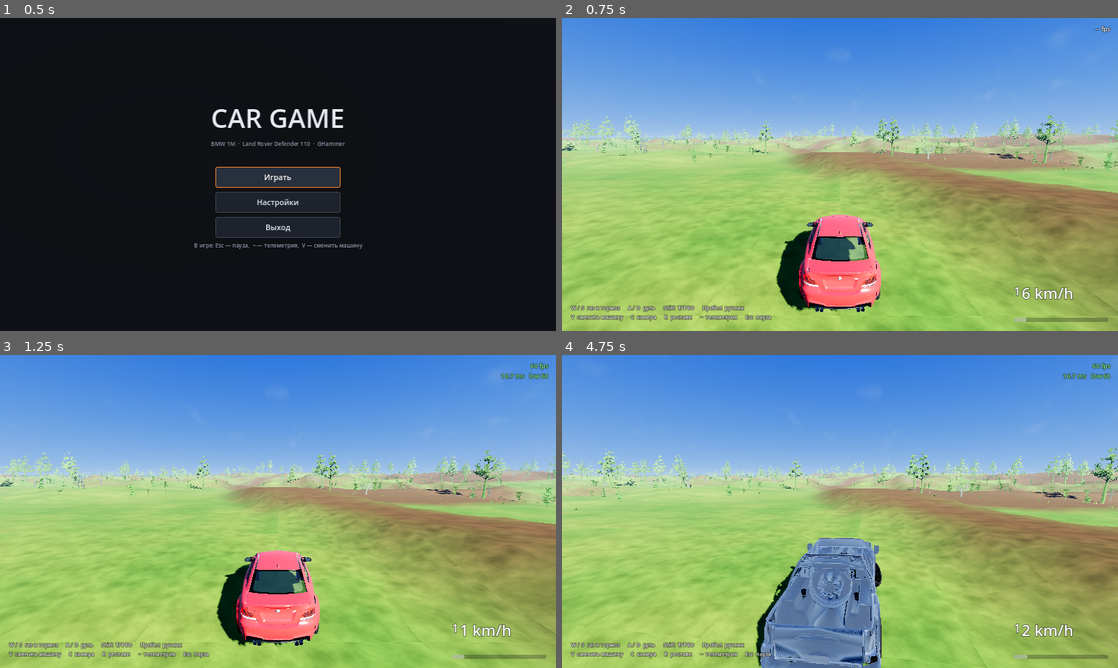
Above: before the commit, frames 1-4 (two rows, left to right).
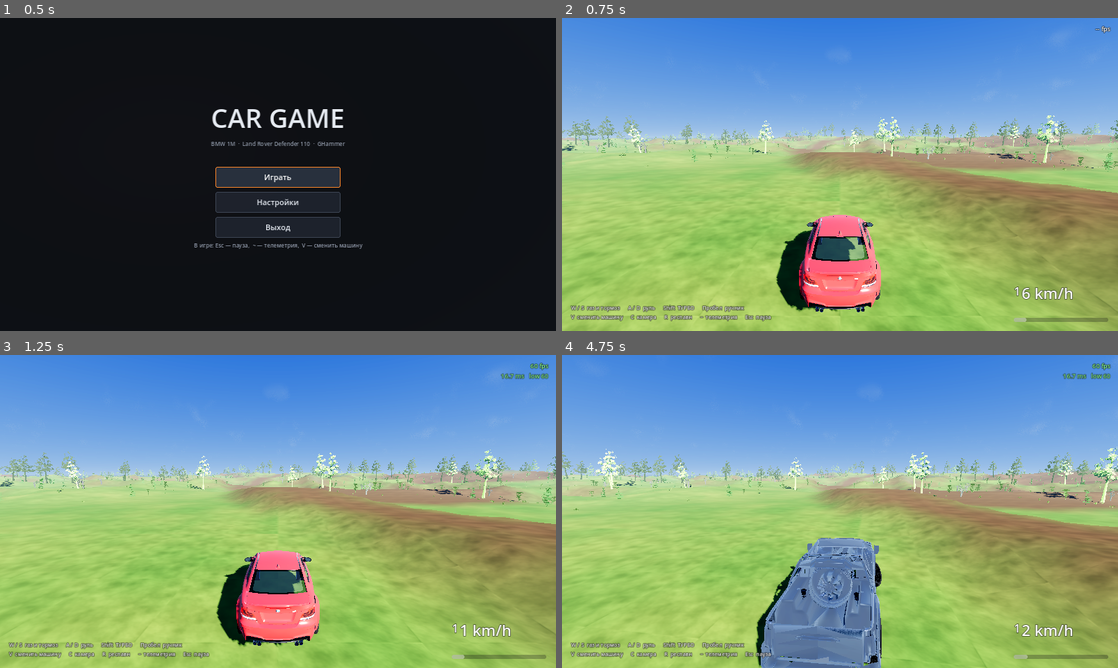
Above: after the commit, the same moments.

Repository: maksummatatov10-spec1231/cargame
Game: Godot game, scene res://scenes/main_menu.tscn
The game is run twice, just before and just after one commit, with the same random seed, the same clock (stepped at 60 frames per second) and the same inputs.
Inputs:
- Up to frame 1 (0.5 s): no input
- Up to frame 2 (0.75 s): click "Играть" at 0.5 s
- Up to frame 3 (1.25 s): no input
- Up to frame 4 (4.75 s): hold D (steer_right) 1.28-2.03 s; hold V (switch_vehicle) 1.28-2.03 s; hold S (drive_backward) 2.03-2.78 s; tap C (toggle_camera) at 2.1, 4.35 s; hold D (steer_right) 2.78-3.53 s; hold Shift (turbo) 2.78-3.53 s; hold W (drive_forward) 3.53-4.28 s; tap V (switch_vehicle) at 3.6 s; hold A (steer_left) from 4.28 s (still down)

Frame 1 is identical in both runs. In frame 2, 1.4% of the frame differs, in the area x 0-100%, y 31-47%; in frame 3, 1.4%; in frame 4, 2.7%, in the area x 0-100%, y 29-100%.

Commit message:
v3.4: real materials for the Defender and pickup, bark textures on the trees
BLUE VEHICLES. Both converters hard-coded a single material and threw away
everything the FBX knew. The Defender ships 70 materials and the pickup 45,
each mesh using exactly one (LayerElementMaterial is AllSame), so the data
was there all along.

The FBX diffuse colours are almost all near-black - these are 3ds Max scenes
whose visible colour came from a shader network that did not survive export -
so using them directly gives a black truck. Classification is therefore in
two stages: by material NAME where it means something (the pickup has
Paint_base, Wheel_BRC, Silver_detail, LIGHT_EMIT), and by GEOMETRY where it
does not (every Defender material is called 'Material #1958', so the shell is
found as the largest submesh spanning the vehicle, glazing as a thin broad
panel sitting high, chassis as parts low down).

  Defender  1 -> 69 materials, 5 distinct surfaces, 14 transparent
  pickup    1 -> 14 materials, 9 distinct surfaces, glass and lamps

Also corrected: Silver_detail covers 34,781 triangles across the pickup's
whole 5.5 m body, so it is panelwork rather than trim. Rendering it as
polished chrome looked wrong; it is a light metallic paint now.

UNTEXTURED TREES. The bark scans in Textures.rar are usable after all: the
tree UVs tile roughly ten times up the trunk (v runs 2.0 to -9.86), which is
exactly what the seamless _S scans are for. Wired up behind a separate
shader variant so species without a texture do not pay for the sampler, and
the small plants stay untextured deliberately.

Checked first that the leaves are real geometry (28,327 triangles, median
area 0.00075 m2) rather than alpha cards - so no move to transparency was
needed, and the depth prepass is untouched.

The file_access.cpp:812 message is the editor's import-cache MD5 check
(get_multiple_md5) noticing a .import entry whose output is not on disk yet.
Not a project fault.

Two new check suites. Found and fixed a fake one in the process: the tree
texture test used a regex that matched across table entries AND accepted
 as textured, so it passed on deliberately broken input.

Co-authored-by: arena-agent <297053741+arena-agent@users.noreply.github.com>

Diff:
--- a/scripts/forest.gd
+++ b/scripts/forest.gd
@@ -130,6 +130,37 @@
 }
 """
 
+## Fragment shader for species that have a real texture.
+##
+## Only the tree bands use this. Everything else keeps the flat-tint version,
+## because a sampler costs a texture fetch per pixel and the small plants are
+## a few pixels tall - there is nothing to see.
+##
+## The bark is sampled with the mesh's own UVs, which tile about ten times up
+## the trunk (v runs from 2.0 down to -9.86). Both bark files are seamless
+## scans, so the tiling does not show a join.
+const SHADER_TAIL_TEXTURED := """
+}
+
+void fragment() {
+	vec4 tex = texture(albedo_texture, UV);
+	// The tint still multiplies through, so the per-species colour variation
+	// that made the three distance bands blend together is preserved.
+	ALBEDO = tex.rgb * tint * (0.92 + 0.08 * sway_amount) * texture_boost;
+	ROUGHNESS = roughness_value;
+	SPECULAR = 0.15;
+	BACKLIGHT = vec3(0.22, 0.28, 0.14);
+}
+"""
+
+## Declared only by the textured variant.
+const SHADER_TEXTURE_UNIFORMS := """
+uniform sampler2D albedo_texture : source_color, filter_linear_mipmap, repeat_enable;
+// The bark scans are darker than the flat tint they replace, so without this
+// the forest goes muddy. Tuned so the average brightness matches.
+uniform float texture_boost = 1.9;
+"""
+
 ## The default set of species, used when the `species` list below is empty.
 ##
 ## These are only defaults now. The live list is an exported array of
@@ -146,12 +177,14 @@
 		"max_slope": 0.34, "tint": Color(0.30, 0.40, 0.20), "solid": true,
 		"collision_radius": 0.55, "wind_anchor": 1.2, "wind": 0.035,
 		"max_distance": 80.0, "cull_distance": 170.0, "cast_shadows": true,
-		"mesh_height": 6.87, "two_sided": false},
+		"mesh_height": 6.87, "two_sided": false,
+		"texture_path": "res://assets/forest/textures/bark_a.jpg"},
 	{"mesh_name": "tree_lod", "count": 180, "scale_min": 0.85, "scale_max": 1.5,
 		"max_slope": 0.34, "tint": Color(0.29, 0.39, 0.19), "solid": true,
 		"collision_radius": 0.55, "wind_anchor": 1.2, "wind": 0.035,
 		"min_distance": 80.0, "max_distance": 170.0, "cull_distance": 240.0,
-		"lod_bias": 2.0, "mesh_height": 6.84, "two_sided": false},
+		"lod_bias": 2.0, "mesh_height": 6.84, "two_sided": false,
+		"texture_path": "res://assets/forest/textures/bark_b.jpg"},
 	{"mesh_name": "tree_far", "count": 220, "scale_min": 0.85, "scale_max": 1.5,
 		"max_slope": 0.34, "tint": Color(0.28, 0.38, 0.19), "solid": false,
 		"wind_anchor": 1.2, "wind": 0.03, "min_distance": 170.0,
@@ -599,11 +632,13 @@
 func _shader_for(entry: PlantSpecies) -> Shader:
 	var crushable := _is_crushable(entry)
 	var cull := "cull_disabled" if entry.two_sided else "cull_back"
+	var textured := entry.texture_path != ""
 	var code := SHADER_HEADER % cull
 	code += SHADER_CRUSH_UNIFORMS if crushable else ""
+	code += SHADER_TEXTURE_UNIFORMS if textured else ""
 	code += SHADER_UNIFORMS
 	code += SHADER_CRUSH if crushable else ""
-	code += SHADER_TAIL
+	code += SHADER_TAIL_TEXTURED if textured else SHADER_TAIL
 
 	if _shader_cache.has(code):
 		return _shader_cache[code]
@@ -622,6 +657,13 @@
 	mat.set_shader_parameter("anchor_height", entry.wind_anchor)
 	mat.set_shader_parameter("wind_speed", _rng.randf_range(0.9, 1.4))
 	mat.set_shader_parameter("roughness_value", entry.roughness)
+	if entry.texture_path != "":
+		var tex := load(entry.texture_path) as Texture2D
+		if tex != null:
+			mat.set_shader_parameter("albedo_texture", tex)
+			mat.set_shader_parameter("texture_boost", entry.texture_boost)
+		else:
+			push_warning("Forest: cannot load %s" % entry.texture_path)
 	return mat
 
 
--- a/scripts/plant_species.gd
+++ b/scripts/plant_species.gd
@@ -44,6 +44,18 @@
 ## stay planted while canopies move.
 @export var wind_anchor := 0.6
 @export_range(0.0, 1.0) var roughness := 0.9
+## Albedo texture. Empty means the flat tint is used instead, which is what
+## every small plant wants - a sampler costs a fetch per pixel and a 0.2 m
+## plant is a few pixels tall.
+##
+## The tree meshes tile their UVs roughly ten times up the trunk, so the
+## texture must be seamless; the two BarkDecidious scans recovered from
+## Textures.rar are (the _S suffix means seamless).
+@export_file("*.jpg", "*.png") var texture_path := ""
+## Brightness multiplier applied on top of the texture. The bark scans are
+## darker than the flat tint they replace, so the forest would go muddy
+## without it.
+@export var texture_boost := 1.9
 ## Render both faces of every polygon.
 ##
 ## Needed for flat foliage cards - a fern is a single-sided plane and vanishes
Binary file changed: assets/defender/body.bin
Not shown, changed: assets/defender/body.gltf
Binary file changed: assets/defender/hub_lf.bin
Not shown, changed: assets/defender/hub_lf.gltf
Binary file changed: assets/defender/hub_lr.bin
Not shown, changed: assets/defender/hub_lr.gltf
Binary file changed: assets/defender/hub_rf.bin
Not shown, changed: assets/defender/hub_rf.gltf
Binary file changed: assets/defender/hub_rr.bin
Not shown, changed: assets/defender/hub_rr.gltf
Not shown, changed: assets/defender/wheel_lf.gltf
Not shown, changed: assets/defender/wheel_lr.gltf
(and 20 more such lines)
